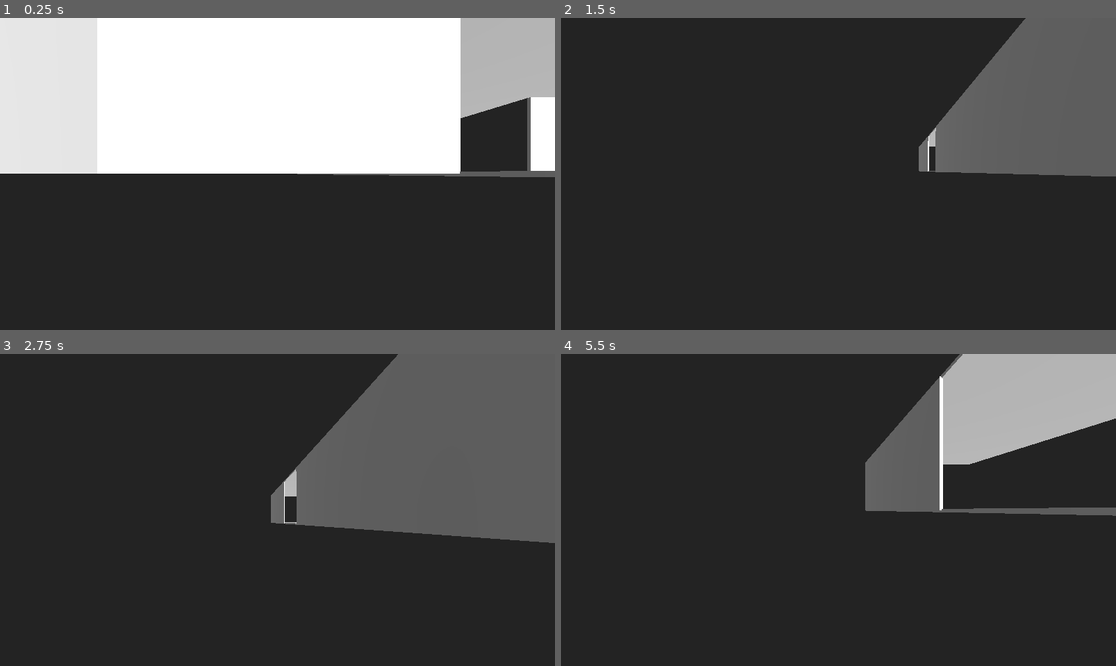
Above: before the commit, frames 1-4 (two rows, left to right).
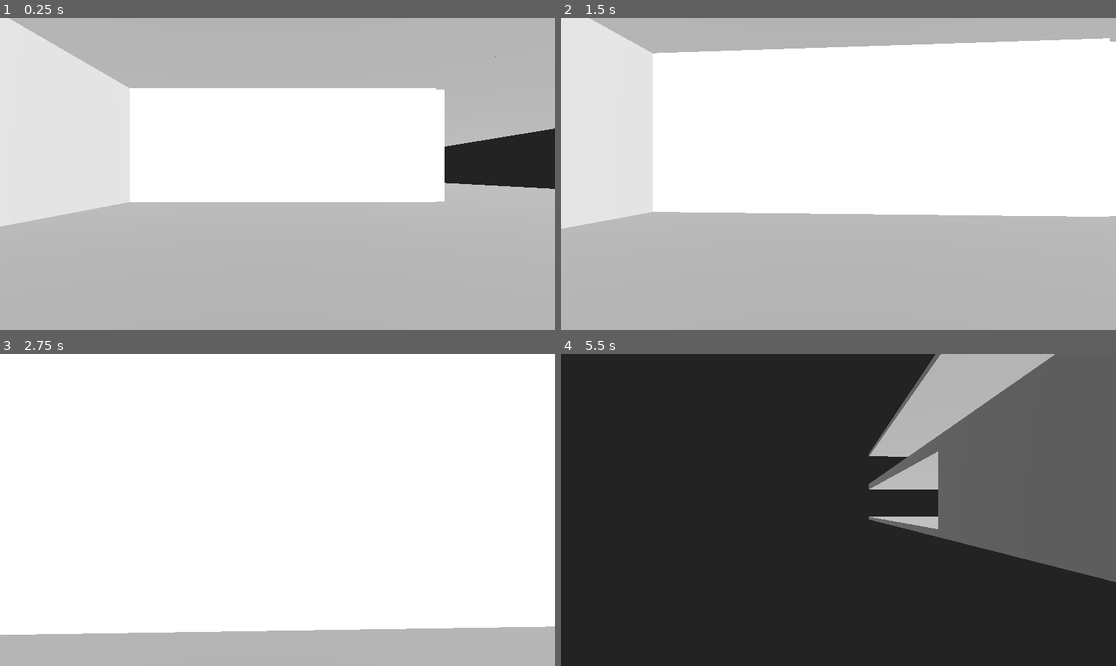
Above: after the commit, the same moments.

Repository: Josuah19S/VR-FISI
Game: Godot game, scene res://scenes/main.tscn
The game is run twice, just before and just after one commit, with the same random seed, the same clock (stepped at 60 frames per second) and the same inputs.
Inputs (mouse positions are in pixels of both pictures, inside the frame that each line leads up to):
- Up to frame 1 (0.25 s): no input
- Up to frame 2 (1.5 s): tap Enter at 0.5 s; move the mouse to (866, 174) at 0.52 s; hold Up (ui_up) from 0.53 s (still down); move the mouse to (810, 174) at 1.27 s
- Up to frame 3 (2.75 s): keep holding Up (ui_up); move the mouse to (288, 503) at 2.02 s
- Up to frame 4 (5.5 s): keep holding Up (ui_up); move the mouse to (832, 516) at 2.77 s; move the mouse to (877, 513) at 3.52 s; move the mouse to (794, 506) at 4.27 s; move the mouse to (844, 510) at 5.02 s

The runs differ from the first frame. In frame 1, 70% of the frame differs, in the area x 0-100%, y 0-100%; in frame 2, 100%; in frame 3, 100%; in frame 4, 23%.

Commit message:
Resize 1st floor & add 2nd floor

Diff:
--- a/scenes/character.tscn
+++ b/scenes/character.tscn
@@ -1,8 +1,27 @@
-[gd_scene load_steps=2 format=3 uid="uid://cnonehcunt6xd"]
+[gd_scene load_steps=4 format=3 uid="uid://cnonehcunt6xd"]
 
-[ext_resource type="Script" path="res://scripts/origin3d.gd" id="1_1g1op"]
+[ext_resource type="Script" path="res://scripts/character.gd" id="1_tkoyy"]
 
-[node name="Character" type="XROrigin3D"]
-script = ExtResource("1_1g1op")
+[sub_resource type="CapsuleMesh" id="CapsuleMesh_0s0xy"]
+height = 1.7
 
-[node name="XRCamera3D" type="XRCamera3D" parent="."]
+[sub_resource type="CapsuleShape3D" id="CapsuleShape3D_hw34k"]
+height = 1.7
+
+[node name="Character" type="CharacterBody3D"]
+script = ExtResource("1_tkoyy")
+
+[node name="MeshInstance3D" type="MeshInstance3D" parent="."]
+mesh = SubResource("CapsuleMesh_0s0xy")
+
+[node name="CollisionShape3D" type="CollisionShape3D" parent="."]
+shape = SubResource("CapsuleShape3D_hw34k")
+
+[node name="XROrigin3D" type="XROrigin3D" parent="."]
+transform = Transform3D(1, 0, 0, 0, 1, 0, 0, 0, 1, 0, 0.7, 0)
+
+[node name="XRCamera3D" type="XRCamera3D" parent="XROrigin3D"]
+transform = Transform3D(1, 0, 0, 0, 1, 0, 0, 0, 1, 0, -0.2, 0.2)
+current = true
+fov = 50.0
+far = 500.0
--- a/scenes/environments/pasadizo-ap1.tscn
+++ b/scenes/environments/1F/1f-ap-corridor1.tscn
@@ -1,42 +1,39 @@
 [gd_scene load_steps=6 format=3 uid="uid://4xlruxsm8uvq"]
 
 [sub_resource type="BoxMesh" id="BoxMesh_3p1qb"]
-size = Vector3(18, 0.2, 80)
+size = Vector3(16, 0.5, 80)
 
 [sub_resource type="BoxMesh" id="BoxMesh_hy7qr"]
-size = Vector3(9, 8, 0.2)
+size = Vector3(8, 6, 0.5)
 
 [sub_resource type="BoxMesh" id="BoxMesh_e47mq"]
-size = Vector3(0.2, 8, 40)
-
-[sub_resource type="BoxMesh" id="BoxMesh_h5s8s"]
-size = Vector3(0.2, 8, 22)
+size = Vector3(0.5, 6, 31)
 
 [sub_resource type="BoxMesh" id="BoxMesh_fbdk7"]
-size = Vector3(0.2, 8, 10)
+size = Vector3(0.5, 6, 10)
 
-[node name="Pasadizo-ap1" type="Node3D"]
+[sub_resource type="BoxMesh" id="BoxMesh_3dd1n"]
+size = Vector3(16, 0.5, 80)
+
+[node name="1f-ap-corridor1" type="Node3D"]
 
 [node name="pm-f" type="MeshInstance3D" parent="."]
+transform = Transform3D(1, 0, 0, 0, 1, 0, 0, 0, 1, 0, 0.25, 0)
 mesh = SubResource("BoxMesh_3p1qb")
 
 [node name="pm-wf" type="MeshInstance3D" parent="."]
-transform = Transform3D(1, 0, 0, 0, 1, 0, 0, 0, 1, 4.5, 4, 40)
+transform = Transform3D(1, 0, 0, 0, 1, 0, 0, 0, 1, 4, 3, 39.75)
 mesh = SubResource("BoxMesh_hy7qr")
 skeleton = NodePath("../pm-f")
 
 [node name="pm-wl1" type="MeshInstance3D" parent="."]
-transform = Transform3D(1, 0, 0, 0, 1, 0, 0, 0, 1, -9, 4, 12)
+transform = Transform3D(1, 0, 0, 0, 1, 0, 0, 0, 1, -7.75, 3, 15)
 mesh = SubResource("BoxMesh_e47mq")
 
-[node name="pm-wl2" type="MeshInstance3D" parent="."]
-transform = Transform3D(1, 0, 0, 0, 1, 0, 0, 0, 1, -9, 4, -29)
-mesh = SubResource("BoxMesh_h5s8s")
-
 [node name="pm-wr1" type="MeshInstance3D" parent="."]
-transform = Transform3D(1, 0, 0, 0, 1, 0, 0, 0, 1, 9, 4, 35)
+transform = Transform3D(1, 0, 0, 0, 1, 0, 0, 0, 1, 7.75, 3, 35)
 mesh = SubResource("BoxMesh_fbdk7")
 
 [node name="pm-r" type="MeshInstance3D" parent="."]
-transform = Transform3D(1, 0, 0, 0, 1, 0, 0, 0, 1, 0, 8, 0)
-mesh = SubResource("BoxMesh_3p1qb")
+transform = Transform3D(1, 0, 0, 0, 1, 0, 0, 0, 1, 0, 5.75, 0)
+mesh = SubResource("BoxMesh_3dd1n")
--- a/scenes/environments/Entrada-int.tscn
+++ b/scenes/environments/1F/1f-ap-entrance.tscn
@@ -1,36 +1,39 @@
-[gd_scene load_steps=5 format=3 uid="uid://cseh5ef0axcrt"]
+[gd_scene load_steps=6 format=3 uid="uid://cseh5ef0axcrt"]
 
 [sub_resource type="BoxMesh" id="BoxMesh_rebht"]
-size = Vector3(16, 0.2, 24)
+size = Vector3(14, 0.5, 20)
 
 [sub_resource type="BoxMesh" id="BoxMesh_e5n1h"]
-size = Vector3(16, 8, 0.2)
+size = Vector3(14, 6, 0.5)
 
 [sub_resource type="BoxMesh" id="BoxMesh_scqlt"]
-size = Vector3(0.2, 8, 24)
+size = Vector3(0.5, 6, 20)
 
 [sub_resource type="BoxMesh" id="BoxMesh_37cet"]
-size = Vector3(0.2, 8, 16)
+size = Vector3(0.5, 6, 11)
 
-[node name="Entrada-int" type="Node3D"]
+[sub_resource type="BoxMesh" id="BoxMesh_f02fi"]
+size = Vector3(14, 0.5, 20)
+
+[node name="1f-ap-entrance" type="Node3D"]
 
 [node name="ei-f" type="MeshInstance3D" parent="."]
-transform = Transform3D(1, 0, 0, 0, 1, 0, 0, 0, 1, 0, 0, 3)
+transform = Transform3D(1, 0, 0, 0, 1, 0, 0, 0, 1, 0, 0.25, 0)
 mesh = SubResource("BoxMesh_rebht")
 
 [node name="ei-wb" type="MeshInstance3D" parent="."]
-transform = Transform3D(1, 0, 0, 0, 1, 0, 0, 0, 1, 0, 4, -9)
+transform = Transform3D(1, 0, 0, 0, 1, 0, 0, 0, 1, 0, 3, -10)
 mesh = SubResource("BoxMesh_e5n1h")
 skeleton = NodePath("../..")
 
 [node name="ei-wl" type="MeshInstance3D" parent="."]
-transform = Transform3D(1, 0, 0, 0, 1, 0, 0, 0, 1, -8, 4, 3)
+transform = Transform3D(1, 0, 0, 0, 1, 0, 0, 0, 1, -6.75, 3, 0)
 mesh = SubResource("BoxMesh_scqlt")
 
 [node name="ei-wr" type="MeshInstance3D" parent="."]
-transform = Transform3D(1, 0, 0, 0, 1, 0, 0, 0, 1, 8, 4, 7)
+transform = Transform3D(1, 0, 0, 0, 1, 0, 0, 0, 1, 6.75, 3, 4.5)
 mesh = SubResource("BoxMesh_37cet")
 
 [node name="ei-r" type="MeshInstance3D" parent="."]
-transform = Transform3D(1, 0, 0, 0, 1, 0, 0, 0, 1, 0, 8, 3)
-mesh = SubResource("BoxMesh_rebht")
+transform = Transform3D(1, 0, 0, 0, 1, 0, 0, 0, 1, 0, 5.75, 0)
+mesh = SubResource("BoxMesh_f02fi")
--- /dev/null
+++ b/scenes/environments/2F/2f-ap-corridor1.tscn
@@ -0,0 +1,17 @@
+[gd_scene load_steps=3 format=3 uid="uid://bqns5w7uavn07"]
+
+[sub_resource type="BoxMesh" id="BoxMesh_05rha"]
+size = Vector3(16, 0.5, 80)
+
+[sub_resource type="BoxMesh" id="BoxMesh_vx2v2"]
+size = Vector3(16, 0.5, 80)
+
+[node name="2f-ap-corridor1" type="Node3D"]
+
+[node name="f" type="MeshInstance3D" parent="."]
+transform = Transform3D(1, 0, 0, 0, 1, 0, 0, 0, 1, 0, 0.25, 0)
+mesh = SubResource("BoxMesh_05rha")
+
+[node name="r" type="MeshInstance3D" parent="."]
+transform = Transform3D(1, 0, 0, 0, 1, 0, 0, 0, 1, 0, 5.75, 0)
+mesh = SubResource("BoxMesh_vx2v2")
--- /dev/null
+++ b/scenes/environments/2F/2f-ap-corridor2.tscn
@@ -0,0 +1,31 @@
+[gd_scene load_steps=5 format=3 uid="uid://vts1bd8g0enk"]
+
+[sub_resource type="BoxMesh" id="BoxMesh_b1xm1"]
+size = Vector3(136, 0.5, 6)
+
+[sub_resource type="BoxMesh" id="BoxMesh_5mbxa"]
+size = Vector3(118, 6, 0.5)
+
+[sub_resource type="BoxMesh" id="BoxMesh_lhu6w"]
+size = Vector3(100, 6, 0.5)
+
+[sub_resource type="BoxMesh" id="BoxMesh_tqeyv"]
+size = Vector3(136, 0.5, 6)
+
+[node name="2f-ap-corridor2" type="Node3D"]
+
+[node name="ps-f" type="MeshInstance3D" parent="."]
+transform = Transform3D(1, 0, 0, 0, 1, 0, 0, 0, 1, 0, 0.25, 0)
+mesh = SubResource("BoxMesh_b1xm1")
+
+[node name="ps-wb" type="MeshInstance3D" parent="."]
+transform = Transform3D(1, 0, 0, 0, 1, 0, 0, 0, 1, -9, 3, -3.25)
+mesh = SubResource("BoxMesh_5mbxa")
+
+[node name="ps-wf" type="MeshInstance3D" parent="."]
+transform = Transform3D(1, 0, 0, 0, 1, 0, 0, 0, 1, -18, 3, 3.25)
+mesh = SubResource("BoxMesh_lhu6w")
+
+[node name="ps-r" type="MeshInstance3D" parent="."]
+transform = Transform3D(1, 0, 0, 0, 1, 0, 0, 0, 1, 0, 5.75, 0)
+mesh = SubResource("BoxMesh_tqeyv")
--- /dev/null
+++ b/scenes/environments/2F/2f-ap-tercio.tscn
@@ -0,0 +1,43 @@
+[gd_scene load_steps=6 format=3 uid="uid://c1nle3a0oqjuh"]
+
+[sub_resource type="BoxMesh" id="BoxMesh_hanbh"]
+size = Vector3(10, 0.5, 32)
+
+[sub_resource type="BoxMesh" id="BoxMesh_min5f"]
+size = Vector3(10, 6, 0.5)
+
+[sub_resource type="BoxMesh" id="BoxMesh_be25b"]
+size = Vector3(0.5, 6, 32)
+
+[sub_resource type="BoxMesh" id="BoxMesh_x7qvm"]
+size = Vector3(6, 6, 0.5)
+
+[sub_resource type="BoxMesh" id="BoxMesh_yt6c4"]
+size = Vector3(10, 0.5, 16)
+
+[node name="2f-ap-tercio" type="Node3D"]
+
+[node name="f" type="MeshInstance3D" parent="."]
+transform = Transform3D(1, 0, 0, 0, 1, 0, 0, 0, 1, 0, 0.25, 0)
+mesh = SubResource("BoxMesh_hanbh")
+
+[node name="wb1" type="MeshInstance3D" parent="."]
+transform = Transform3D(1, 0, 0, 0, 1, 0, 0, 0, 1, 0, 3, -16)
+mesh = SubResource("BoxMesh_min5f")
+skeleton = NodePath("../f")
+
+[node name="wl1" type="MeshInstance3D" parent="."]
+transform = Transform3D(1, 0, 0, 0, 1, 0, 0, 0, 1, -4.75, 3, 0)
+mesh = SubResource("BoxMesh_be25b")
+
+[node name="wm2" type="MeshInstance3D" parent="."]
+transform = Transform3D(1, 0, 0, 0, 1, 0, 0, 0, 1, -2, 3, 0.25)
+mesh = SubResource("BoxMesh_x7qvm")
+
+[node name="wr1" type="MeshInstance3D" parent="."]
+transform = Transform3D(1, 0, 0, 0, 1, 0, 0, 0, 1, 4.75, 3, 0)
+mesh = SubResource("BoxMesh_be25b")
+
+[node name="r" type="MeshInstance3D" parent="."]
+transform = Transform3D(1, 0, 0, 0, 1, 0, 0, 0, 1, 0, 5.75, 8)
+mesh = SubResource("BoxMesh_yt6c4")
--- a/scenes/environments/pasadizo-ap2.tscn
+++ /dev/null
@@ -1,27 +0,0 @@
-[gd_scene load_steps=4 format=3 uid="uid://vts1bd8g0enk"]
-
-[sub_resource type="BoxMesh" id="BoxMesh_b1xm1"]
-size = Vector3(118, 0.2, 10)
-
-[sub_resource type="BoxMesh" id="BoxMesh_5mbxa"]
-size = Vector3(118, 8, 0.3)
-
-[sub_resource type="BoxMesh" id="BoxMesh_lhu6w"]
-size = Vector3(100, 8, 0.2)
-
-[node name="Pasadizo-ap2" type="Node3D"]
-
-[node name="ps-f" type="MeshInstance3D" parent="."]
-mesh = SubResource("BoxMesh_b1xm1")
-
-[node name="ps-wb" type="MeshInstance3D" parent="."]
-transform = Transform3D(1, 0, 0, 0, 1, 0, 0, 0, 1, 0, 4, -5)
-mesh = SubResource("BoxMesh_5mbxa")
-
-[node name="ps-wf" type="MeshInstance3D" parent="."]
-transform = Transform3D(1, 0, 0, 0, 1, 0, 0, 0, 1, -9, 4, 5)
-mesh = SubResource("BoxMesh_lhu6w")
-
-[node name="ps-r" type="MeshInstance3D" parent="."]
-transform = Transform3D(1, 0, 0, 0, 1, 0, 0, 0, 1, 0, 8, 0)
-mesh = SubResource("BoxMesh_b1xm1")
--- a/scenes/main.tscn
+++ b/scenes/main.tscn
@@ -1,10 +1,12 @@
-[gd_scene load_steps=9 format=3 uid="uid://btqng523ti3mv"]
+[gd_scene load_steps=11 format=3 uid="uid://btqng523ti3mv"]
 
 [ext_resource type="Script" path="res://scripts/main.gd" id="1_136bi"]
 [ext_resource type="PackedScene" uid="uid://cnonehcunt6xd" path="res://scenes/character.tscn" id="2_o30g8"]
-[ext_resource type="PackedScene" uid="uid://cseh5ef0axcrt" path="res://scenes/environments/entrada-int.tscn" id="3_aioc0"]
-[ext_resource type="PackedScene" uid="uid://4xlruxsm8uvq" path="res://scenes/environments/pasadizo-ap1.tscn" id="4_rh6jq"]
-[ext_resource type="PackedScene" uid="uid://vts1bd8g0enk" path="res://scenes/environments/pasadizo-ap2.tscn" id="5_w3cc1"]
+[ext_resource type="PackedScene" uid="uid://cseh5ef0axcrt" path="res://scenes/environments/1F/1f-ap-entrance.tscn" id="3_aioc0"]
+[ext_resource type="PackedScene" uid="uid://4xlruxsm8uvq" path="res://scenes/environments/1F/1f-ap-corridor1.tscn" id="4_rh6jq"]
+[ext_resource type="PackedScene" uid="uid://bqns5w7uavn07" path="res://scenes/environments/2F/2f-ap-corridor1.tscn" id="5_eqao5"]
+[ext_resource type="PackedScene" uid="uid://vts1bd8g0enk" path="res://scenes/environments/2F/2f-ap-corridor2.tscn" id="5_w3cc1"]
+[ext_resource type="PackedScene" uid="uid://c1nle3a0oqjuh" path="res://scenes/environments/2F/2f-ap-tercio.tscn" id="7_fpikk"]
 
 [sub_resource type="Environment" id="Environment_04dxv"]
 background_mode = 1
@@ -21,6 +23,7 @@
 script = ExtResource("1_136bi")
 
 [node name="Character" parent="." instance=ExtResource("2_o30g8")]
+transform = Transform3D(1, 0, 0, 0, 1, 0, 0, 0, 1, 0, 1.23253, 4.78292)
 
 [node name="WorldEnvironment" type="WorldEnvironment" parent="."]
 environment = SubResource("Environment_04dxv")
@@ -31,7 +34,7 @@
 light_angular_distance = 45.0
 
 [node name="MeshInstance3D" type="MeshInstance3D" parent="."]
-transform = Transform3D(1, 0, 0, 0, 1, 0, 0, 0, 1, 9.75855, 19.6249, 0.243293)
+transform = Transform3D(1, 0, 0, 0, 1, 0, 0, 0, 1, -17.4431, 19.6249, 0.243293)
 mesh = SubResource("BoxMesh_b3d2g")
 
 [node name="StaticBody3D" type="StaticBody3D" parent="MeshInstance3D"]
@@ -41,10 +44,18 @@
 
 [node name="1st-floor" type="Node3D" parent="."]
 
-[node name="entrada-int" parent="1st-floor" instance=ExtResource("3_aioc0")]
+[node name="1f-ap-entrance" parent="1st-floor" instance=ExtResource("3_aioc0")]
 
-[node name="Pasadizo-ap1" parent="1st-floor" instance=ExtResource("4_rh6jq")]
-transform = Transform3D(1, 0, 0, 0, 1, 0, 0, 0, 1, 17, 0, -41)
+[node name="1f-ap-corridor1" parent="1st-floor" instance=ExtResource("4_rh6jq")]
+transform = Transform3D(1, 0, 0, 0, 1, 0, 0, 0, 1, 15, 0, -40.5)
 
-[node name="Pasadizo-ap2" parent="1st-floor" instance=ExtResource("5_w3cc1")]
-transform = Transform3D(1, 0, 0, 0, 1, 0, 0, 0, 1, 85, 0, -16)
+[node name="2nd-floor" type="Node3D" parent="."]
+
+[node name="2f-ap-corridor1" parent="2nd-floor" instance=ExtResource("5_eqao5")]
+transform = Transform3D(1, 0, 0, 0, 1, 0, 0, 0, 1, 15, 6, -40.5)
+
+[node name="2f-ap-corridor2" parent="2nd-floor" instance=ExtResource("5_w3cc1")]
+transform = Transform3D(1, 0, 0, 0, 1, 0, 0, 0, 1, 91, 6, -16)
+
+[node name="2f-ap-tercio" parent="2nd-floor" instance=ExtResource("7_fpikk")]
+transform = Transform3D(1, 0, 0, 0, 1, 0, 0, 0, 1, 80, 6, -35)
--- a/scripts/origin3d.gd
+++ b/scripts/character.gd
@@ -1,9 +1,9 @@
-extends XROrigin3D
+extends CharacterBody3D
 
-var sensitivity := 0.005 # Mouse sensititvity
-var speed := 10
+var sensitivity := 0.0015 # Mouse sensititvity
+var speed := 5
 
-@onready var cam = $XRCamera3D
+@onready var cam = $XROrigin3D/XRCamera3D
 
 func _ready():
 	Input.set_mouse_mode(Input.MOUSE_MODE_CAPTURED)  # Captura el mouse sin salir de la ventana
